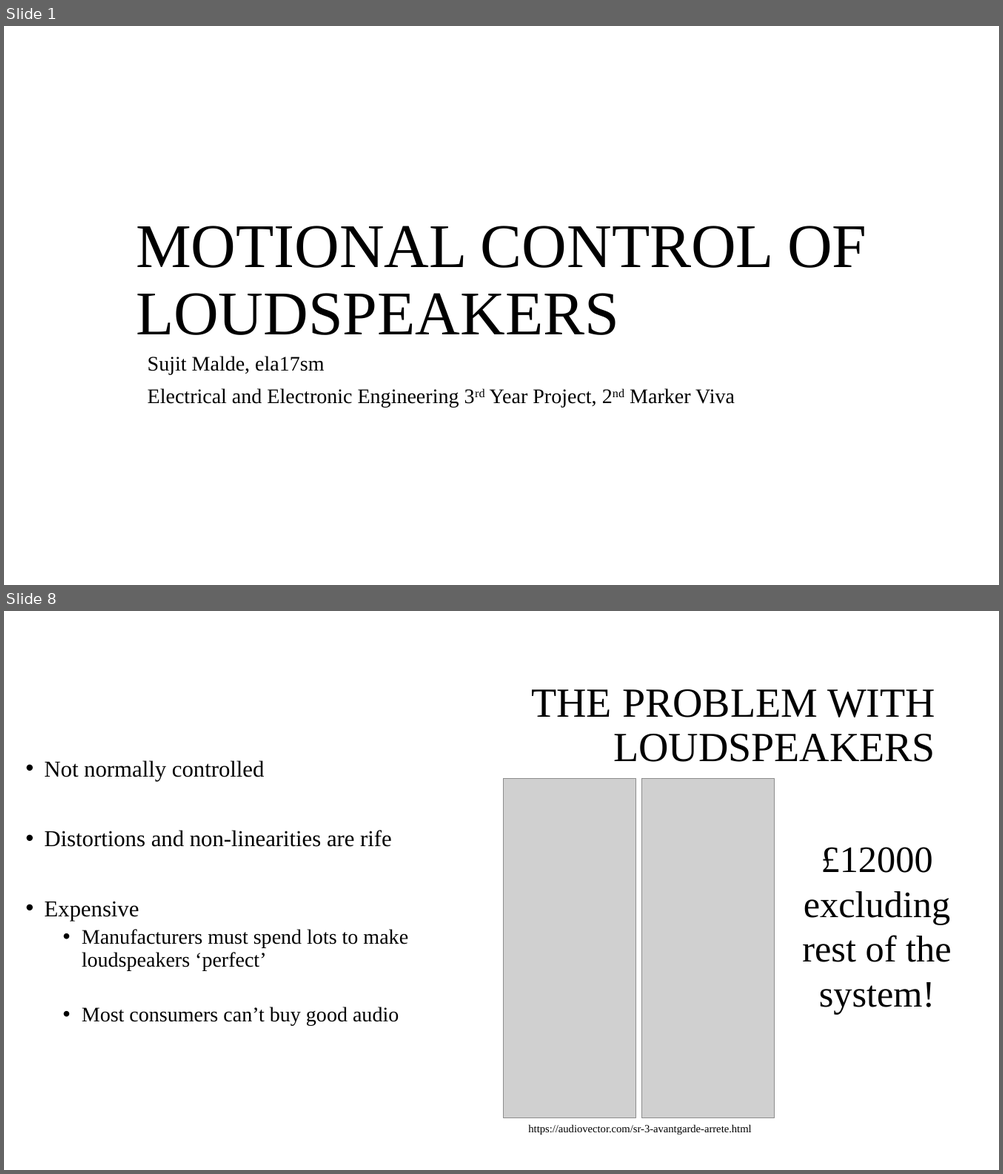
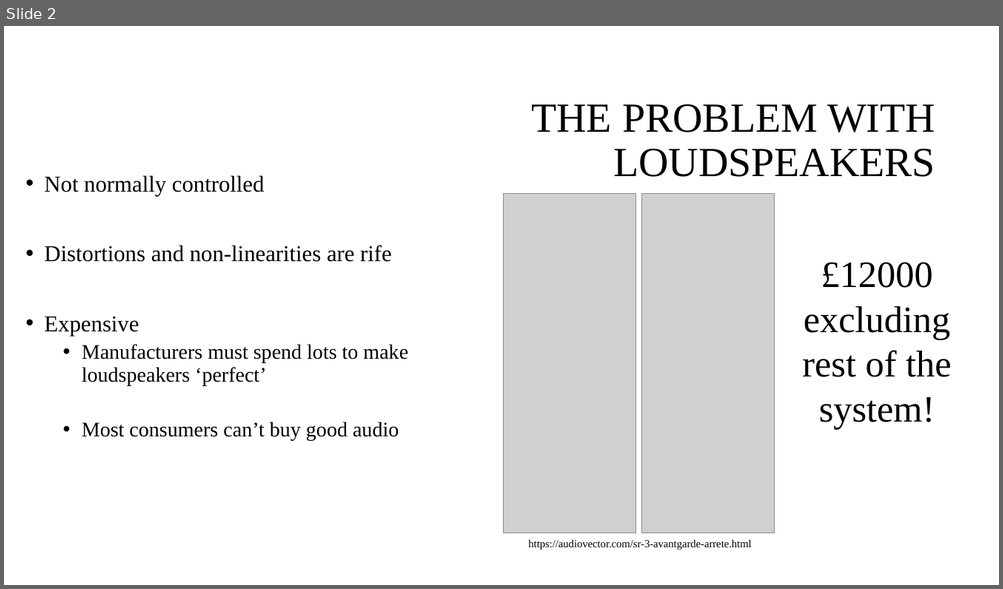
Before and after one commit to spez1998/3rd-year-project, a slide deck: Deliverables/2ndMarkerViva/viva_presentation.pptx. Shown one above the other, each under a label of ours: slides 1 and 8 before the commit, slide 2 after it; the slides between them are not shown. The pictures are 1003x1174 and 1003x589 pixels, drawn with LibreOffice and Linux fonts; fonts in the diff are those of the drawing; grey boxes stand for pictures; background and template pictures are left out. Boxes give left, top, right and bottom in pixels: in the first picture for what was removed or moved away, otherwise in the second. Text is boxed around its words. In the diff, an @@ line names an element or a change of style, - is before the commit and + after.

Commit message:
Finished viva presentation.

```diff
--- a/Deliverables/2ndMarkerViva/viva_presentation.pptx
+++ b/Deliverables/2ndMarkerViva/viva_presentation.pptx
@@ slide 1 removed at (x1=4, y1=26, x2=999, y2=585), background #FFFFFF @@
@@ title removed at (x1=136, y1=226, x2=866, y2=335) @@
-MOTIONAL CONTROL OF LOUDSPEAKERS
@@ subtitle removed at (x1=148, y1=356, x2=734, y2=408) @@
-Sujit Malde, ela17sm
-Electrical and Electronic Engineering 3rd Year Project, 2nd Marker Viva
@@ what was slide 8 is now slide 2 @@
```
Also in this commit, not shown: 4 slides changed, 2 slides added, 4 other slides removed, 1 other file.
